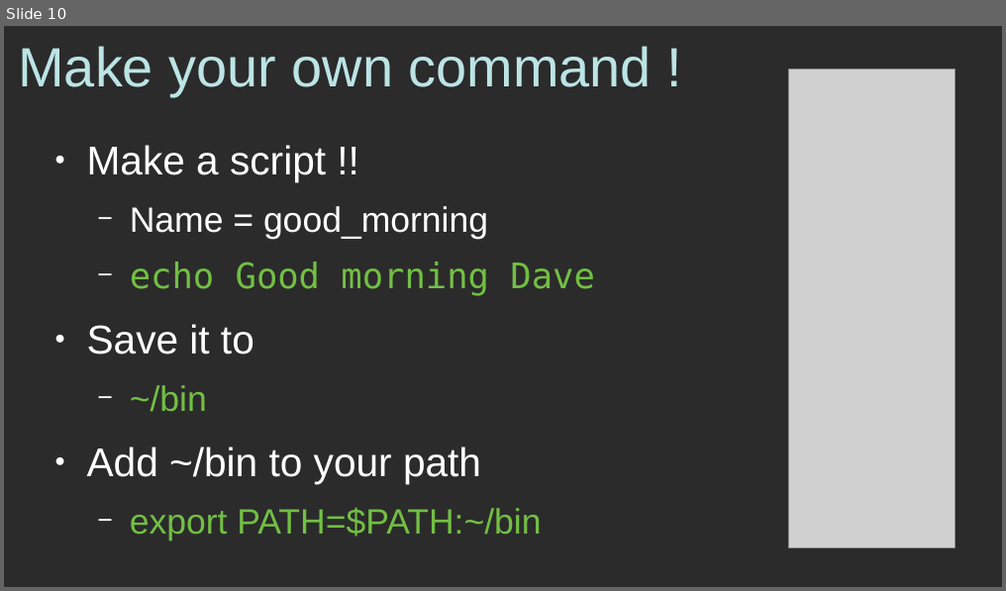
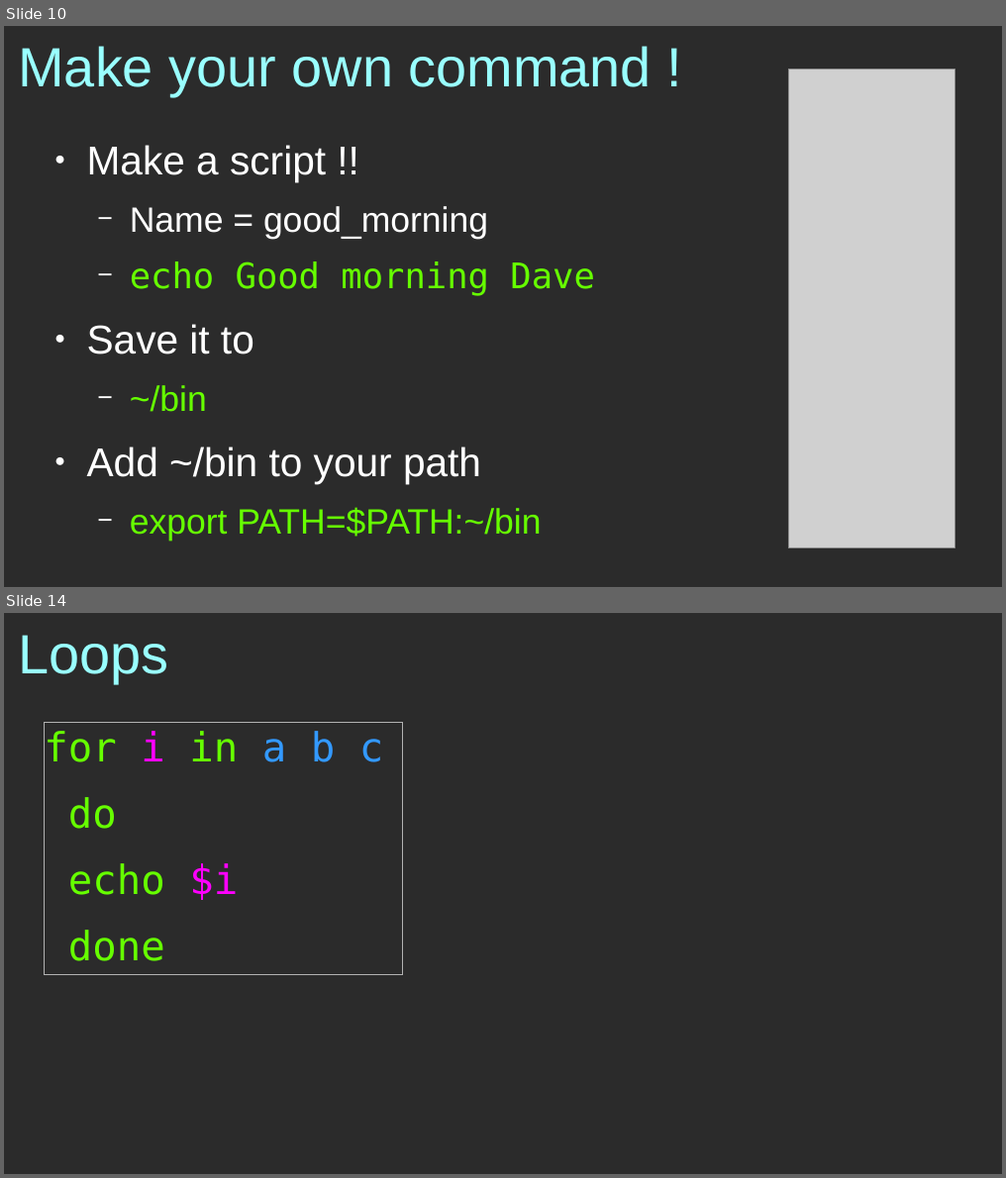
Before and after one commit to 3nrique0/tutorials, a slide deck: qse_qsub/qsub.odp. Shown one above the other, each under a label of ours: slide 10 before the commit, slides 10 and 14 after it; the slides between them are not shown. The pictures are 1006x591 and 1006x1178 pixels, drawn with LibreOffice and Linux fonts; fonts in the diff are those of the drawing; grey boxes stand for pictures; background and template pictures are left out; a plain dark background stands for a picture behind light text. Boxes give left, top, right and bottom in pixels: in the first picture for what was removed or moved away, otherwise in the second. Text is boxed around its words. In the diff, an @@ line names an element or a change of style, - is before the commit and + after.

```diff
--- a/qse_qsub/qsub.odp
+++ b/qse_qsub/qsub.odp
@@ slide 14 added at box(4, 613, 1002, 1174), background picture (left out) @@
@@ title added at box(18, 635, 168, 683), 44 pt, text #99FFFF @@
+Loops
@@ text added at box(44, 722, 402, 975), outline #B2B2B2 0 pt, 32 pt, text #66FF00 @@
+for i in a b c
+do
+echo $i
+done
@@ slide 10 changed as well @@
@@ title "Make your own command !" at box(18, 46, 651, 96): text colour #BCE4E5 to #99FFFF @@
@@ text at box(130, 262, 594, 541): text colour #72BF44 to #66FF00 in "echo Good morning Dave", "~/bin", "export PATH=$PATH:~/bin" @@
```
Also in this commit, not shown: 9 other slides changed, 5 other slides added.
